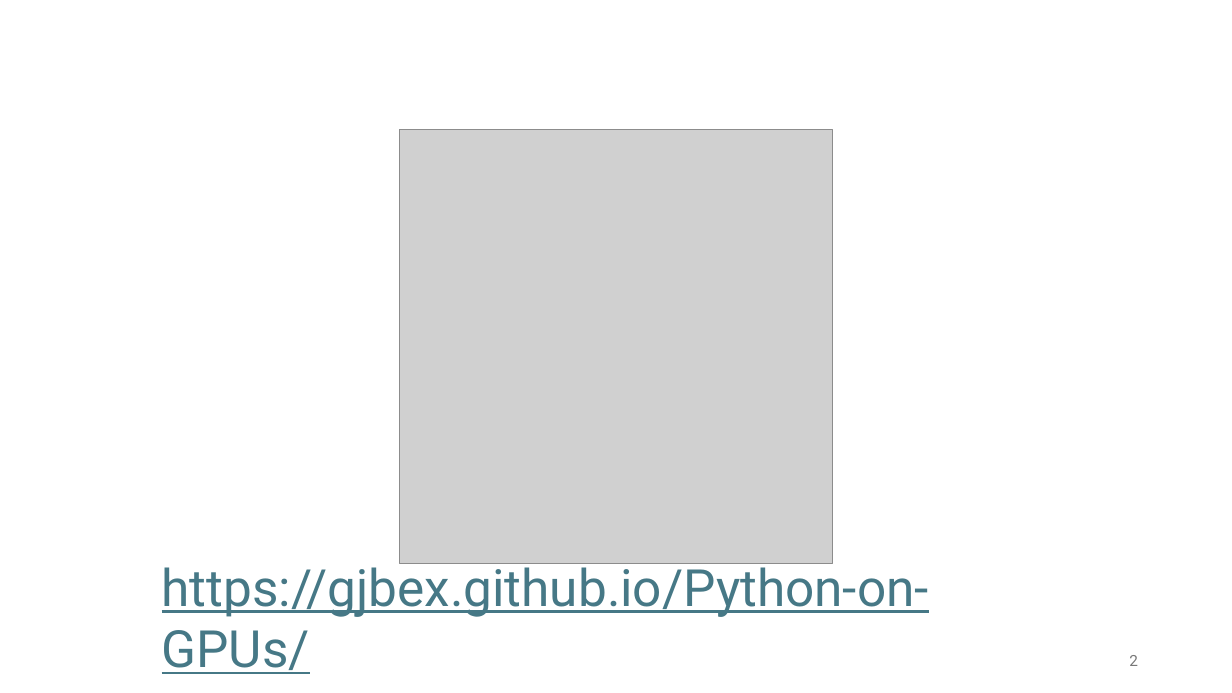
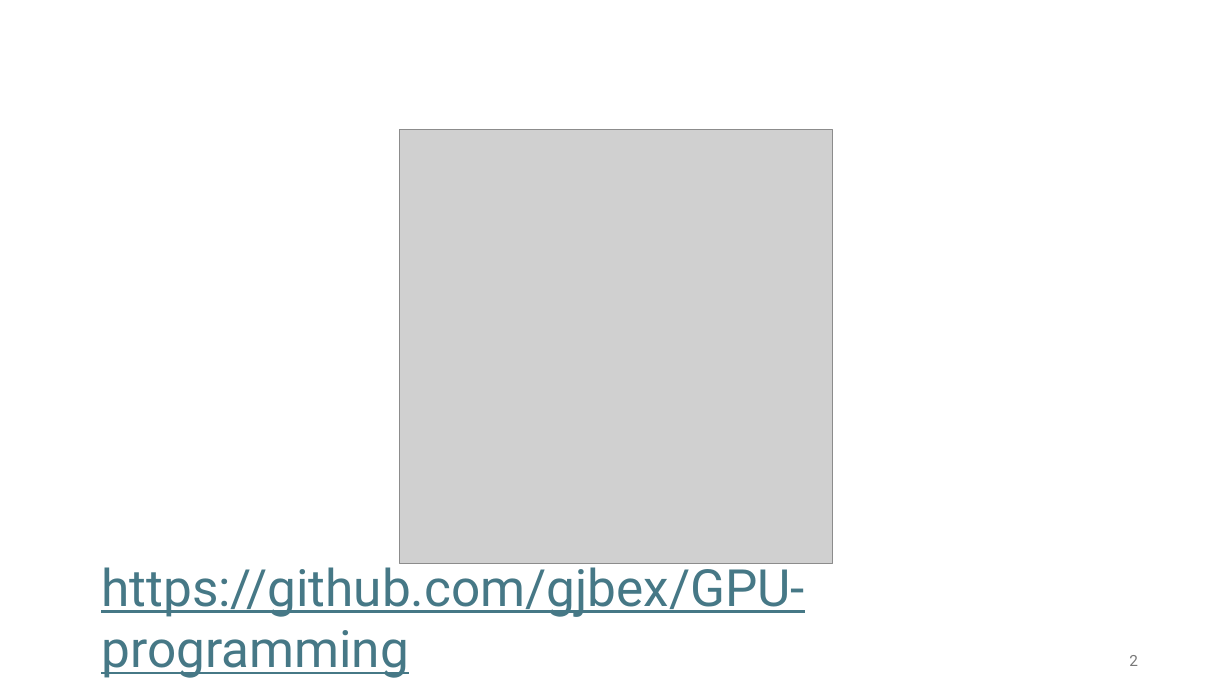
Before and after one commit to gjbex/GPU-programming, a slide deck: slide 2 of gpu_programming.pptx. Drawn at 1232x693 pixels with LibreOffice and Linux fonts; fonts in the diff are those of the drawing; grey boxes stand for pictures. Boxes give left, top, right and bottom in pixels: in the first picture for what was removed or moved away, otherwise in the second. Text is boxed around its words. In the diff, an @@ line names an element or a change of style, - is before the commit and + after.

```diff
--- a/gpu_programming.pptx
+++ b/gpu_programming.pptx
@@ text at (101,558,804,678): text changed @@
-https://gjbex.github.io/Python-on-GPUs/
+https://github.com/gjbex/GPU-programming
```
Also in this commit, not shown: 2 other slides changed, 1 slide removed.
